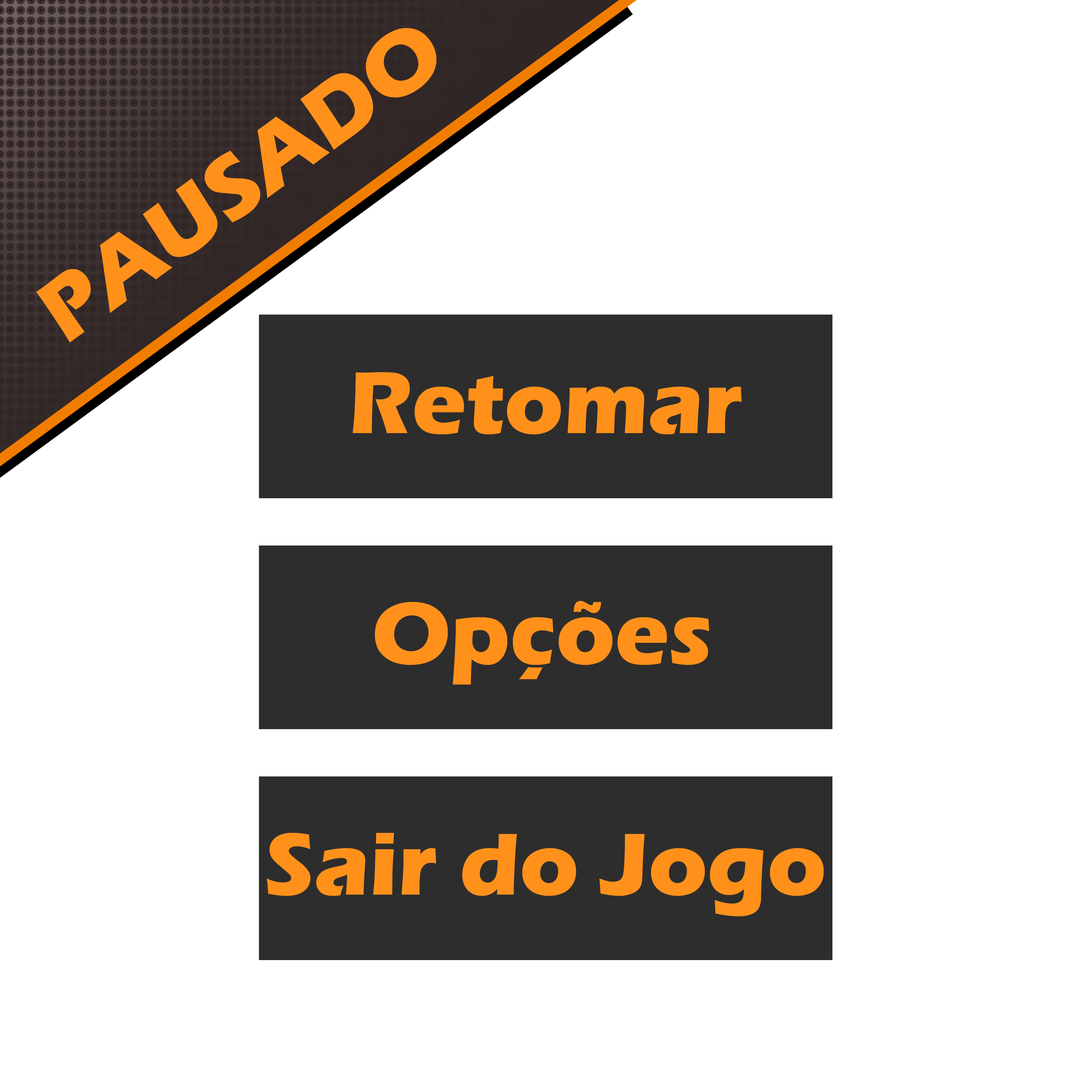
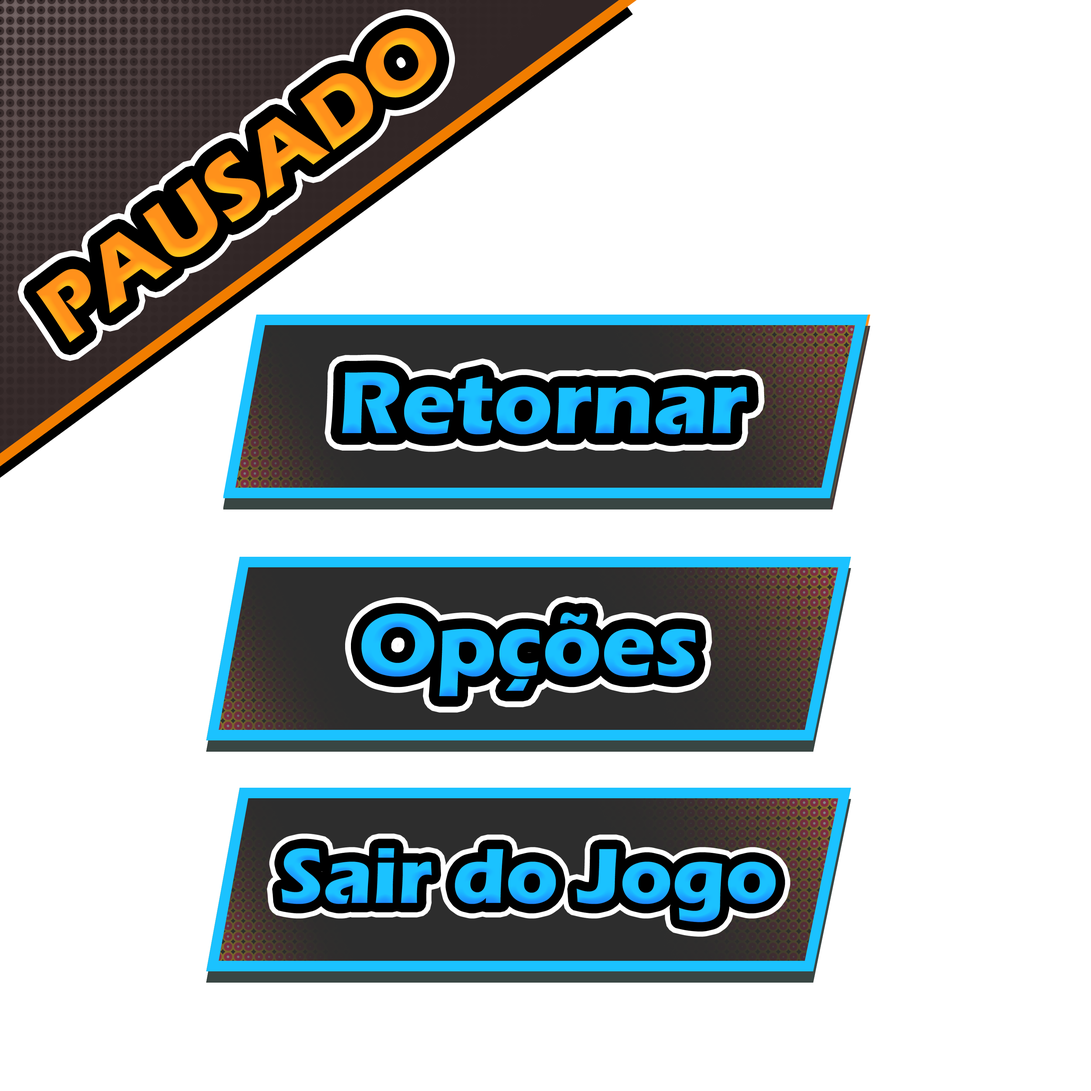
The second w=1091, h=1091 image is a revision of the first. Changes to its layers:
painted on "PAUSADO" over <box>17,9,456,362</box>
painted on "Retângulo 2" over <box>17,9,638,479</box>
removed layer "Retângulo 1" (1st of 3) over <box>259,776,833,961</box>
removed layer "Retângulo 1" (2nd of 3) over <box>259,545,833,730</box>
removed layer "Retângulo 1" (3rd of 3) over <box>259,314,833,499</box>
added layer "Retornar" (1st of 2) above "Retornar" over <box>223,314,869,510</box>
renamed "Retomar" to "Retornar", moved it above "Opções", painted on it over <box>225,314,871,510</box>
moved "Opções" (1st of 2) above "Opções", painted on it over <box>206,557,852,753</box>
added layer "Opções" (2nd of 2) above "Sair do Jogo" over <box>206,557,852,753</box>
added layer "Sair do Jogo" (1st of 2) above "Sair do Jogo" over <box>206,788,852,984</box>
moved "Sair do Jogo" (2nd of 2) above "Camada 0", painted on it over <box>206,788,852,984</box>
hid "Camada 0" over <box>17,9,871,984</box>
